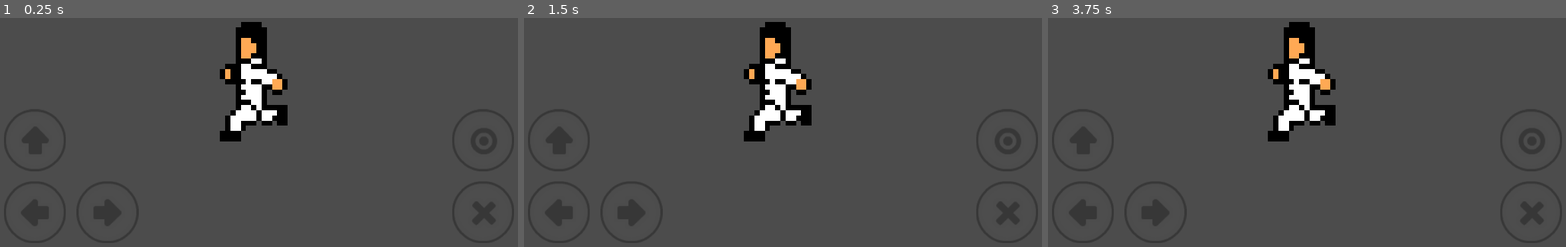
Above: before the commit, frames 1-3 (left to right).
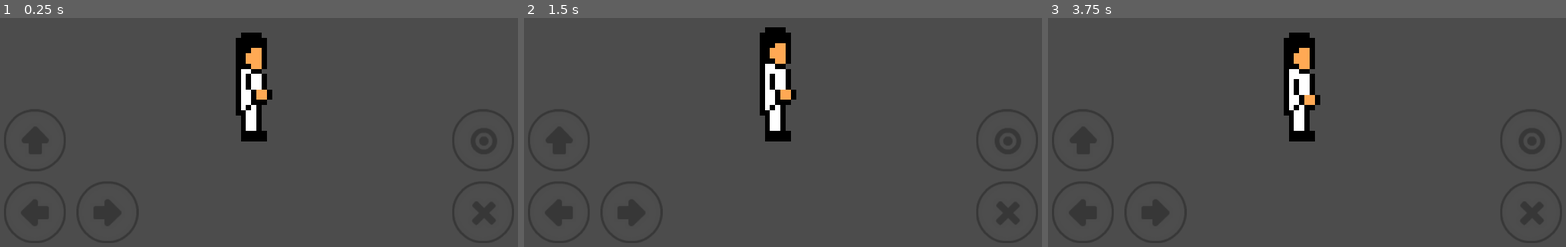
Above: after the commit, the same moments.

Repository: Jan130/The-Fighting-Project
Game: Godot game, scene res://Main.tscn
Same seed, same stepped clock (60 frames per second), same inputs: the game is played once before the commit and once after it.
Inputs (mouse positions are in pixels of both pictures, inside the frame that each line leads up to):
- Up to frame 1 (0.25 s): no input
- Up to frame 2 (1.5 s): move the mouse to (902, 82) at 0.52 s; click (902, 82) at 0.67 s; tap Enter at 1.25 s; move the mouse to (674, 114) at 1.27 s; click (674, 114) at 1.42 s
- Up to frame 3 (3.75 s): move the mouse to (1358, 29) at 2.02 s; click (1358, 29) at 2.17 s; move the mouse to (1281, 159) at 2.77 s; click (1281, 159) at 2.92 s; move the mouse to (1467, 143) at 3.52 s; click (1467, 143) at 3.67 s

The runs differ from the first frame. In frame 1, 3.1% of the frame differs, in the area x 42-56%, y 1-54%; in frame 2, 2.8%; in frame 3, 3.1%.
Error before the commit: Parse Error: Mixed tabs and spaces in indentation. (res://Player.gd:45)

Commit message:
Fixed error after merge

Diff:
--- a/Player.gd
+++ b/Player.gd
@@ -42,7 +42,7 @@
 	elif name == "idle_left":
 		disable_collisions()
 		_animation_player.play("idle_left")
-  elif name == "kick_right":
+	elif name == "kick_right":
 		disable_collisions()
 		_animation_player.play("kick_right")
 	elif name == "kick_left":
@@ -78,9 +78,9 @@
 		if velocity.x == 0:
 			pass
 		elif velocity.x > 0:
-			set_animation("idle_right")
+			set_animation("walk_right")
 		else:
-			set_animation("idle_left")
+			set_animation("walk_left")
 		previous_velocity = velocity
 
 	position += velocity * delta * speed
